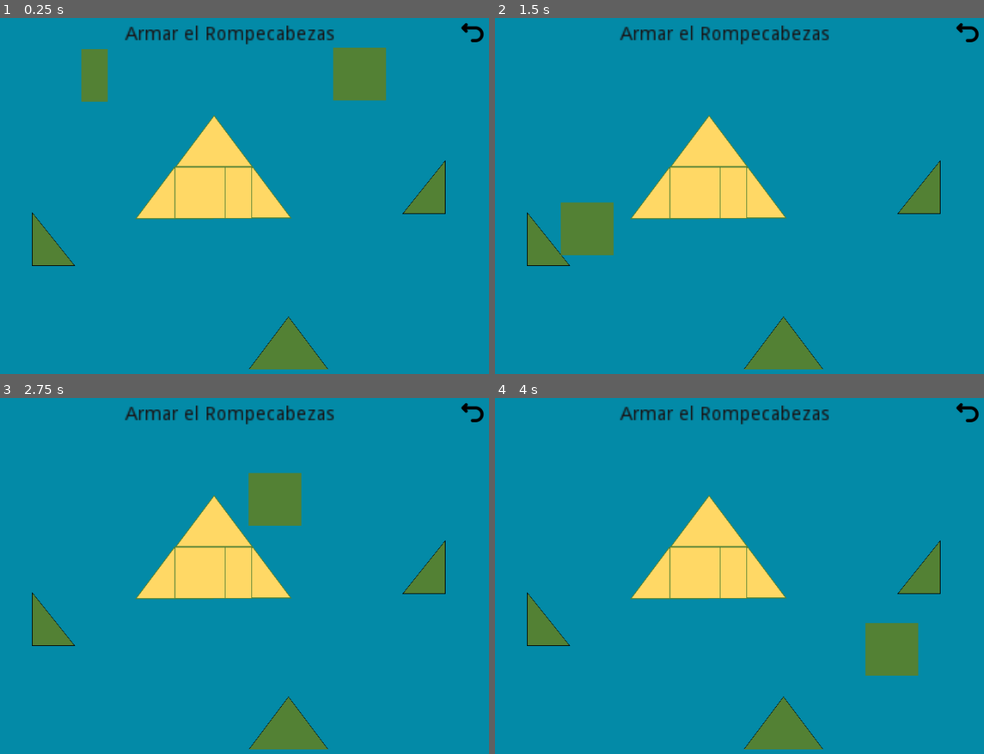
Above: before the commit, frames 1-4 (two rows, left to right).
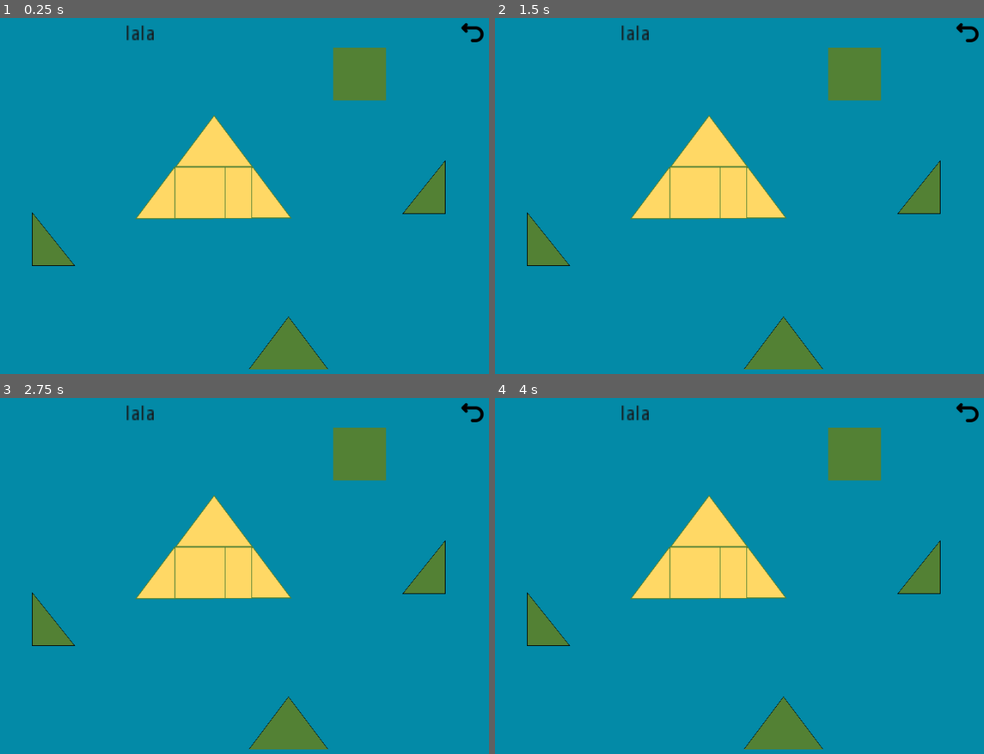
Above: after the commit, the same moments.

Repository: Jod00/Proyecto_AFIGE_Rompecabeza
Game: Godot game, scene res://Escenas_Scripts/rompecabeza.tscn
Same seed, same stepped clock (60 frames per second), same inputs: the game is played once before the commit and once after it. The project has no main scene, so this scene is started directly.
Inputs (mouse positions are in pixels of both pictures, inside the frame that each line leads up to):
- Up to frame 1 (0.25 s): no input
- Up to frame 2 (1.5 s): tap Enter at 0.5 s; move the mouse to (842, 188) at 0.52 s; click (842, 188) at 0.67 s; tap Space at 1.25 s; move the mouse to (587, 228) at 1.27 s; click (587, 228) at 1.42 s
- Up to frame 3 (2.75 s): tap Enter at 2 s; move the mouse to (273, 497) at 2.02 s; click (273, 497) at 2.17 s
- Up to frame 4 (4 s): tap Space at 2.75 s; move the mouse to (680, 668) at 2.77 s; click (680, 668) at 2.92 s; tap Enter at 3.5 s; move the mouse to (891, 650) at 3.52 s; click (891, 650) at 3.67 s

The runs differ from the first frame. In frame 1, 1.6% of the frame differs, in the area x 16-69%, y 2-24%; in frame 2, 4.1%, in the area x 13-79%, y 2-67%; in frame 3, 4.1%; in frame 4, 4.0%.

Commit message:
bug escena rompecabeza la funcion mouse enterd no conecta, buscar forma de hacer el arrastre

Diff:
--- a/Escenas_Scripts/Comp.tscn
+++ /dev/null
@@ -1,62 +0,0 @@
-[gd_scene load_steps=6 format=2]
-
-[ext_resource path="res://Escenas_Scripts/pieza_Cuadrados.tscn" type="PackedScene" id=3]
-[ext_resource path="res://Escenas_Scripts/pieza_triangulo1.tscn" type="PackedScene" id=4]
-[ext_resource path="res://Fondo_iconos/botonContinuar.png" type="Texture" id=5]
-[ext_resource path="res://Fondo_iconos/botonContinuarP.png" type="Texture" id=6]
-
-[sub_resource type="CanvasItemMaterial" id=1]
-blend_mode = 1
-
-[node name="Node2D" type="Node2D"]
-
-[node name="ColorRect" type="ColorRect" parent="."]
-margin_right = 900.0
-margin_bottom = 600.0
-color = Color( 0.0156863, 0.545098, 0.658824, 1 )
-
-[node name="pieza_triangulo1" parent="." instance=ExtResource( 4 )]
-position = Vector2( 391, 276 )
-scale = Vector2( 0.6, 0.6 )
-
-[node name="pieza_Cuadrado" parent="." instance=ExtResource( 3 )]
-position = Vector2( 431, 276 )
-scale = Vector2( 0.6, 0.6 )
-
-[node name="pieza_trianguloRecIzq" parent="." instance=ExtResource( 4 )]
-position = Vector2( 506, 275 )
-scale = Vector2( 0.6, 0.6 )
-
-[node name="pieza_trianguloRecDer" parent="." instance=ExtResource( 4 )]
-position = Vector2( 448, 199 )
-scale = Vector2( 0.6, 0.6 )
-
-[node name="pieza_Rectangulo" parent="." instance=ExtResource( 3 )]
-position = Vector2( 467, 276 )
-scale = Vector2( 0.6, 0.6 )
-
-[node name="tituloCompletado" type="Label" parent="."]
-modulate = Color( 0.894118, 0.623529, 0.0509804, 1 )
-self_modulate = Color( 0.894118, 0.623529, 0.0509804, 1 )
-material = SubResource( 1 )
-margin_left = 409.0
-margin_top = 250.0
-margin_right = 494.0
-margin_bottom = 265.0
-text = "¡TRIÁNGULO!"
-align = 1
-valign = 1
-
-[node name="TouchScreenButton" type="TouchScreenButton" parent="."]
-position = Vector2( 411, 278 )
-scale = Vector2( 0.1, 0.1 )
-normal = ExtResource( 5 )
-pressed = ExtResource( 6 )
-
-[node name="tiempo_Completado" type="Label" parent="."]
-modulate = Color( 0, 0, 0, 1 )
-margin_left = 379.0
-margin_top = 329.0
-margin_right = 516.0
-margin_bottom = 343.0
-text = "Completado en 00:30"
--- a/Escenas_Scripts/pieza_Cuadrados.gd
+++ b/Escenas_Scripts/pieza_Cuadrados.gd
@@ -4,10 +4,19 @@
 var arrastrando = false
 var posicionToque = Vector2()
 var estaArmado = false
+signal tocando
 
 func _ready():
-	pass # Replace with function body.
+	set_process_input(false)
 
+func pieza_Cuadrados_mouse_entered():
+	emit_signal("tocando")
+	#set_process_input(true)
+
+func pieza_Cuadrados_mouse_exited():
+	pass#set_process_input(false)
+
+#func in
 func _input(event):
 	if event is InputEventScreenTouch:
 		if event.is_pressed():
--- a/Escenas_Scripts/pieza_Cuadrados.tscn
+++ b/Escenas_Scripts/pieza_Cuadrados.tscn
@@ -35,3 +35,5 @@
 
 [node name="CollisionShape2D" type="CollisionShape2D" parent="."]
 shape = SubResource( 2 )
+
+[connection signal="mouse_entered" from="." to="." method="pieza_Cuadrados_mouse_entered"]
--- a/Escenas_Scripts/rompecabeza.gd
+++ b/Escenas_Scripts/rompecabeza.gd
@@ -1,18 +1,19 @@
 extends Node2D
 
+#export (PackedScene) var bomba
+#export (PackedScene) var piezaCuadrada
 var FormaTrianguloRect = []
-
-#var b = false
 
 func _ready():
 	FormaTrianguloRect = [Vector2(0,-38),Vector2(0,38),Vector2(-60,38)]
-	#$titulopantalla.text= str($rectangulo/CollisionShape2D.transform)
+	$tituloPantalla.text= "lala"
 	##Modificacion de las piezas
 	$pieza_trianguloRecIzq/AnimatedSprite.animation = 'TrianguloRectanguloIzq'
 	$pieza_trianguloRecDer/AnimatedSprite.animation = "TrianguloRectanguloDer"
 	$pieza_Rectangulo/AnimatedSprite.animation = "rectangulo"
 	$pieza_Rectangulo/CollisionShape2D.scale.x = 0.5
-	##Modificacion de los espacios para las peizas o simplemente(espacios)
+
+	##Modificacion de los espacios para las piezas o simplemente(espacios)
 	$rectangulo/CollisionShape2D.scale.x = 0.3
 	$rectangulo/CollisionShape2D.position.x += 18
 	#void set ( int idx, Vector2 vector2 )
@@ -22,5 +23,14 @@
 	#$TrianguloRecIzq/CollisionPolygon2D
 
 ## Called every frame. 'delta' is the elapsed time since the previous frame.
-#func _process(delta):
-#	pass
+func _process(delta):
+	pass
+
+func pieza_Cuadrado_tocando():
+	$tituloPantalla.text= "no "
+
+
+
+
+func _on_botonRegresar_pressed():
+	$tituloPantalla.text= "si "
--- a/Escenas_Scripts/rompecabeza.tscn
+++ b/Escenas_Scripts/rompecabeza.tscn
@@ -55,6 +55,7 @@
 collision_mask = 4
 
 [node name="pieza_Rectangulo" parent="." instance=ExtResource( 3 )]
+visible = false
 position = Vector2( 274, 103 )
 scale = Vector2( 0.6, 0.6 )
 collision_layer = 8
@@ -79,3 +80,6 @@
 margin_bottom = 43.0
 rect_scale = Vector2( 2, 2 )
 text = "Armar el Rompecabezas"
+
+[connection signal="tocando" from="pieza_Cuadrado" to="." method="pieza_Cuadrado_tocando"]
+[connection signal="pressed" from="botonRegresar" to="." method="_on_botonRegresar_pressed"]
